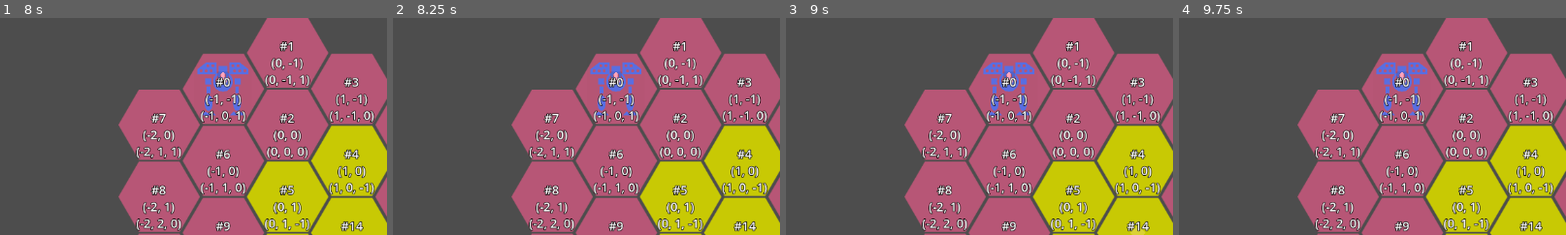
Above: before the commit, frames 1-4 (left to right).
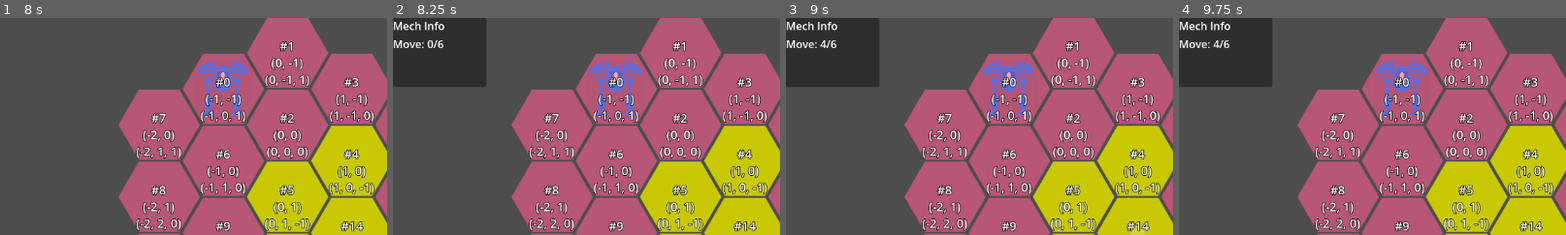
Above: after the commit, the same moments.

Repository: ArokhSlade/confetticore
Game: Godot game, scene res://game.tscn
The game is run twice, just before and just after one commit, with the same random seed, the same clock (stepped at 60 frames per second) and the same inputs. Before the commit the project has no main scene; this scene is started directly in both runs.
Inputs (mouse positions are % of the whole screen's width and height, from its top left):
- Up to frame 1 (8 s): click "Execute!" at 0.5 s; click "Execute!" at 1.25 s; click "Execute!" at 2 s; tap Enter at 2.75, 4.25, 5.75 s; move the mouse to (45, 70) at 2.77 s; click (45, 70) at 2.92 s; tap Space at 3.5, 5, 6.5 s; move the mouse to (80, 65) at 3.52 s; click (80, 65) at 3.67 s; move the mouse to (20, 35) at 4.27 s; click (20, 35) at 4.42 s; move the mouse to (55, 50) at 5.02 s; click (55, 50) at 5.17 s; move the mouse to (35, 25) at 5.77 s; click (35, 25) at 5.92 s; move the mouse to (72, 45) at 6.52 s; click (72, 45) at 6.67 s; move the mouse to (30, 55) at 7.27 s; click (30, 55) at 7.42 s
- Up to frame 2 (8.25 s): move the mouse to (60, 28) at 8.02 s; click (60, 28) at 8.17 s
- Up to frame 3 (9 s): move the mouse to (45, 70) at 8.77 s; click (45, 70) at 8.92 s
- Up to frame 4 (9.75 s): move the mouse to (80, 65) at 9.52 s; click (80, 65) at 9.67 s
The pictures show only the part of the screen within x 0-50%, y 0-50%; the shares and areas given below are measured in that part.

Frame 1 is identical in both runs. In frame 2, 7.4% of the frame differs, in the area x 0-25%, y 0-32%; in frame 3, 7.4%; in frame 4, 7.4%.

Commit message:
implemented mech move range
task https://tree.taiga.io/project/gerald_as-confetticore/task/15

added mech info panel
still a bug with effective move range greater by 1 than it should be because 0-step is counted.
added Path.length and Mech.path_length properties

Diff:
--- a/level/mechs.gd
+++ b/level/mechs.gd
@@ -42,3 +42,6 @@
 	assert(not has_finished_moving_all)
 	for mech : Mech in get_children():
 		mech.move_step()
+
+func update_mech_path(mech, path):
+	mech.set_path(path)
--- a/level/path.gd
+++ b/level/path.gd
@@ -3,6 +3,11 @@
 
 var points : PackedVector2Array
 var markers : Array[PathMarker]
+
+var length: int:
+	get:
+		assert(points.size() == markers.size())
+		return points.size()
 
 func setup(path : PackedVector2Array, path_marker: PackedScene):
 	points = path
--- a/level/paths.gd
+++ b/level/paths.gd
@@ -12,7 +12,8 @@
 		old_path.queue_free() #TODO(Gerald 2025 08 22): is this right?
 
 	var path = Path.new()
-	path.setup(point_path, path_marker)
+	var trimmed_point_path = point_path.slice(0,mech.move_range+1)
+	path.setup(trimmed_point_path, path_marker)
 	mech_paths[mech] = path
 	add_child(path)
 	mech.set_path(path)
--- a/mech/mech.gd
+++ b/mech/mech.gd
@@ -6,17 +6,26 @@
 var has_finished_moving = true
 
 @export var pilot : Pilot
-var hit_points : int
+
+@export var move_points : int = 5
 
 @export var level : Level
 @export var path : Path
 
-func _to_string():
-	return "mech"
+@export var move_range : int
+
+var path_length : int:
+	get:
+		if path:
+			return path.length
+		else:
+			return 0
 
 func get_coords():
 	var coords = level.hex_layer.local_to_map(self.position)
 	return coords
+
+
 
 func move_step():
 	if has_finished_moving:
--- a/mech/mech.tscn
+++ b/mech/mech.tscn
@@ -5,6 +5,7 @@
 
 [node name="Mech" type="Node2D"]
 script = ExtResource("1_e36w2")
+move_range = 6
 
 [node name="Sprite2D" type="Sprite2D" parent="."]
 self_modulate = Color(0.350446, 0.431061, 0.883568, 1)
--- a/player_input.gd
+++ b/player_input.gd
@@ -1,6 +1,8 @@
 extends Node
 class_name PlayerInput
 
+signal mech_selected(mech)
+signal mech_deselected
 signal mech_path_changed(mech, point_path)
 
 @export var input_state : InputState = InputState.NEUTRAL
@@ -39,6 +41,8 @@
 					selected_mech = hex_map.try_get_mech(mouse_hex)
 					if selected_mech != null:
 						input_state = InputState.MECH_SELECTED
+						mech_selected.emit(selected_mech)
+
 				InputState.MECH_SELECTED:
 					var selected_mech_coords = hex_map.get_coords(selected_mech)
 					var from_id = hex_map.pathfinding_get_point_id(selected_mech_coords)
@@ -58,6 +62,7 @@
 					pass
 				InputState.MECH_SELECTED:
 					input_state = InputState.NEUTRAL
+					mech_deselected.emit()
 					selected_mech = null
 				_:
 					pass
--- a/project.godot
+++ b/project.godot
@@ -11,6 +11,7 @@
 [application]
 
 config/name="confetticore"
+run/main_scene="uid://cbewjrret8wkg"
 config/features=PackedStringArray("4.4", "GL Compatibility")
 config/icon="res://icon.svg"
 
--- a/ui/hud.gd
+++ b/ui/hud.gd
@@ -4,6 +4,7 @@
 signal execute_button_pressed
 
 @export var execute_button : Button
+@export var mech_info_panel : MechInfoPanel
 
 func switch_to_planning_mode():
 	execute_button.disabled = false
@@ -13,3 +14,10 @@
 
 func _on_execute_button_pressed():
 	execute_button_pressed.emit()
+
+func update_mech_info_panel(mech):
+	mech_info_panel.show()
+	mech_info_panel.update(mech)
+
+func hide_mech_info_panel():
+	mech_info_panel.hide()
--- a/ui/hud.tscn
+++ b/ui/hud.tscn
@@ -1,10 +1,12 @@
-[gd_scene load_steps=2 format=3 uid="uid://4bxvw6r457g0"]
+[gd_scene load_steps=3 format=3 uid="uid://4bxvw6r457g0"]
 
 [ext_resource type="Script" uid="uid://db3fj6iirdct4" path="res://ui/hud.gd" id="1_rbyyf"]
+[ext_resource type="PackedScene" uid="uid://b1dkw3ad7aw8c" path="res://ui/mech_info_panel/mech_info_panel.tscn" id="2_276te"]
 
-[node name="HUD" type="CanvasLayer" node_paths=PackedStringArray("execute_button")]
+[node name="HUD" type="CanvasLayer" node_paths=PackedStringArray("execute_button", "mech_info_panel")]
 script = ExtResource("1_rbyyf")
 execute_button = NodePath("ExecuteButton")
+mech_info_panel = NodePath("MechInfoPanel")
 
 [node name="ExecuteButton" type="Button" parent="."]
 anchors_preset = -1
@@ -17,4 +19,7 @@
 text = "Execute!"
 metadata/_edit_use_anchors_ = true
 
+[node name="MechInfoPanel" parent="." instance=ExtResource("2_276te")]
+visible = false
+
 [connection signal="pressed" from="ExecuteButton" to="." method="_on_execute_button_pressed"]
--- /dev/null
+++ b/ui/mech_info_panel/mech_info_panel.gd
@@ -0,0 +1,7 @@
+extends Panel
+class_name MechInfoPanel
+
+@export var move_info_label : Label
+
+func update(mech):
+	move_info_label.text = "Move: %d/%d" % [mech.path_length, mech.move_range]
--- /dev/null
+++ b/ui/mech_info_panel/mech_info_panel.tscn
@@ -0,0 +1,22 @@
+[gd_scene load_steps=2 format=3 uid="uid://b1dkw3ad7aw8c"]
+
+[ext_resource type="Script" uid="uid://pwy3mhqby7yi" path="res://ui/mech_info_panel/mech_info_panel.gd" id="1_8lom7"]
+
+[node name="MechInfoPanel" type="Panel" node_paths=PackedStringArray("move_info_label")]
+offset_right = 139.0
+offset_bottom = 103.0
+script = ExtResource("1_8lom7")
+move_info_label = NodePath("VBoxContainer/MoveInfoLabel")
+
+[node name="VBoxContainer" type="VBoxContainer" parent="."]
+layout_mode = 0
+offset_right = 40.0
+offset_bottom = 40.0
+
+[node name="MechInfoHeader" type="Label" parent="VBoxContainer"]
+layout_mode = 2
+text = "Mech Info"
+
+[node name="MoveInfoLabel" type="Label" parent="VBoxContainer"]
+layout_mode = 2
+text = "Move: 6/6"
--- a/ui/ui.gd
+++ b/ui/ui.gd
@@ -2,6 +2,7 @@
 class_name UI
 
 signal planning_finished
+signal mech_selected(mech)
 signal mech_path_changed(mech, point_path)
 
 @export var hud : HUD
@@ -22,6 +23,12 @@
 	switch_to_execute_mode()
 	planning_finished.emit()
 
-
 func _on_player_input_mech_path_changed(mech, path):
 	mech_path_changed.emit(mech, path)
+	hud.update_mech_info_panel(mech)
+
+func _on_player_input_mech_selected(mech):
+	hud.update_mech_info_panel(mech)
+
+func _on_player_input_mech_deselected():
+	hud.hide_mech_info_panel()
--- a/ui/ui.tscn
+++ b/ui/ui.tscn
@@ -15,4 +15,6 @@
 script = ExtResource("2_wl5ax")
 
 [connection signal="execute_button_pressed" from="HUD" to="." method="_on_hud_execute_button_pressed"]
+[connection signal="mech_deselected" from="PlayerInput" to="." method="_on_player_input_mech_deselected"]
 [connection signal="mech_path_changed" from="PlayerInput" to="." method="_on_player_input_mech_path_changed"]
+[connection signal="mech_selected" from="PlayerInput" to="." method="_on_player_input_mech_selected"]
Not shown, added: ui/mech_info_panel/mech_info_panel.gd.uid
